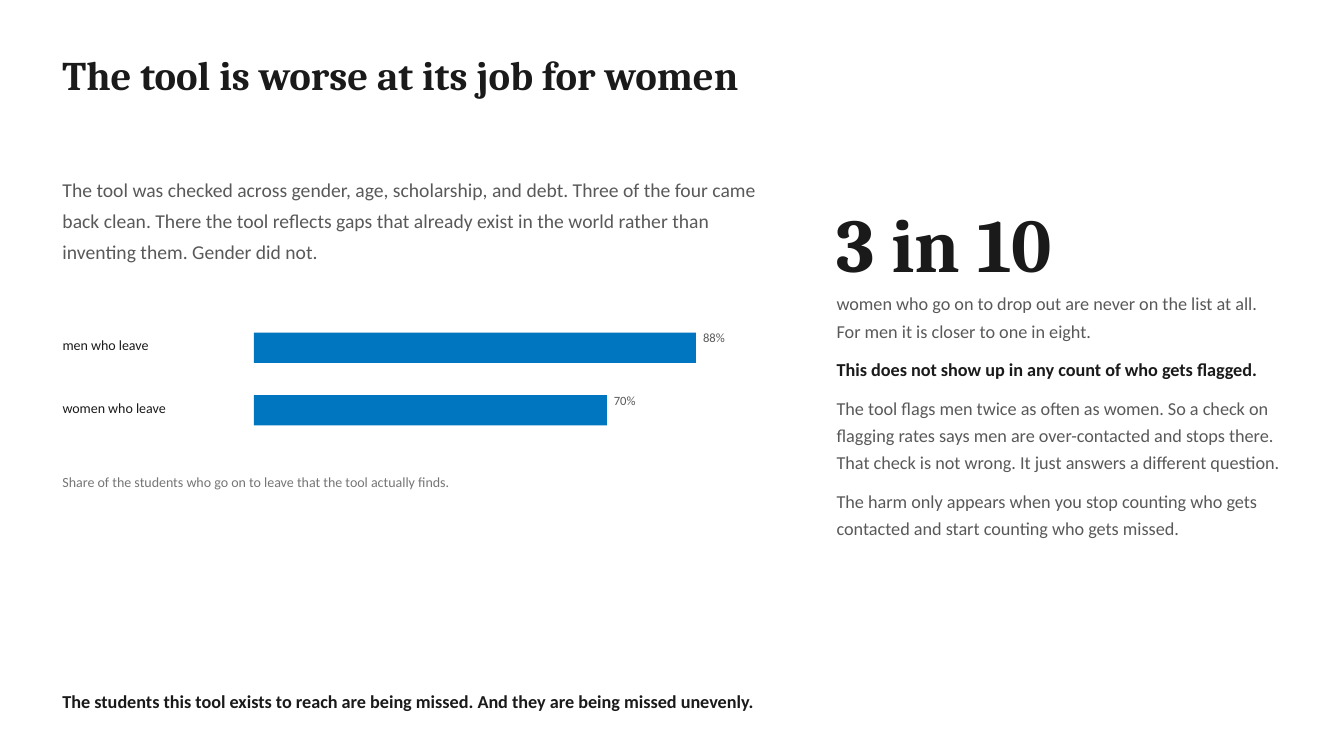
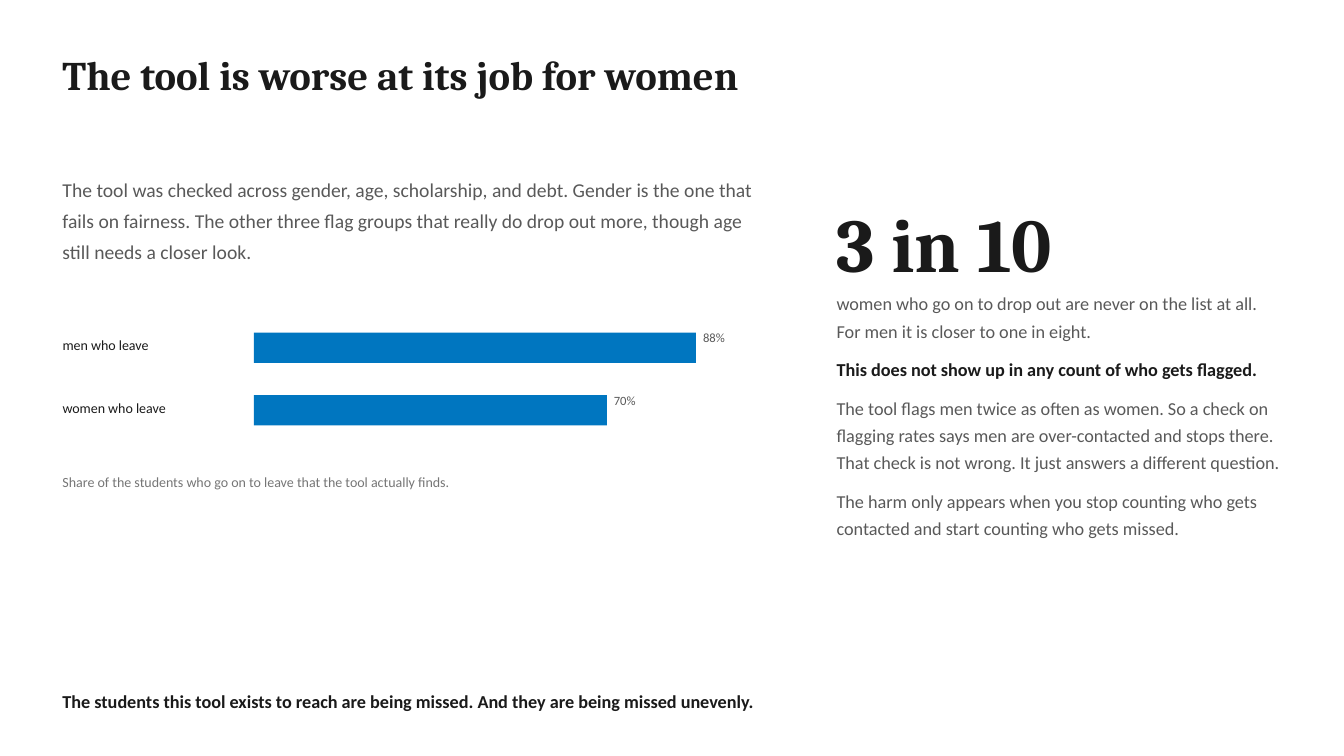
Before and after one commit to jeryldev/pgdaiml-capstone, a slide deck: slide 7 of presentations/business.pptx. Drawn at 1344x756 pixels with LibreOffice and Linux fonts; fonts in the diff are those of the drawing. Boxes give left, top, right and bottom in pixels: in the first picture for what was removed or moved away, otherwise in the second. Text is boxed around its words. In the diff, an @@ line names an element or a change of style, - is before the commit and + after.

Commit message:
fix: reconcile shipped model across artifacts and close review gaps

```diff
--- a/presentations/business.pptx
+++ b/presentations/business.pptx
@@ text at bbox=[62, 183, 752, 259]: text changed @@
-The tool was checked across gender, age, scholarship, and debt. Three of the four came back clean. There the tool reflects gaps that already exist in the world rather than inventing them. Gender did not.
+The tool was checked across gender, age, scholarship, and debt. Gender is the one that fails on fairness. The other three flag groups that really do drop out more, though age still needs a closer look.
```
Also in this commit, not shown: 4 other slides changed, 10 other files.
